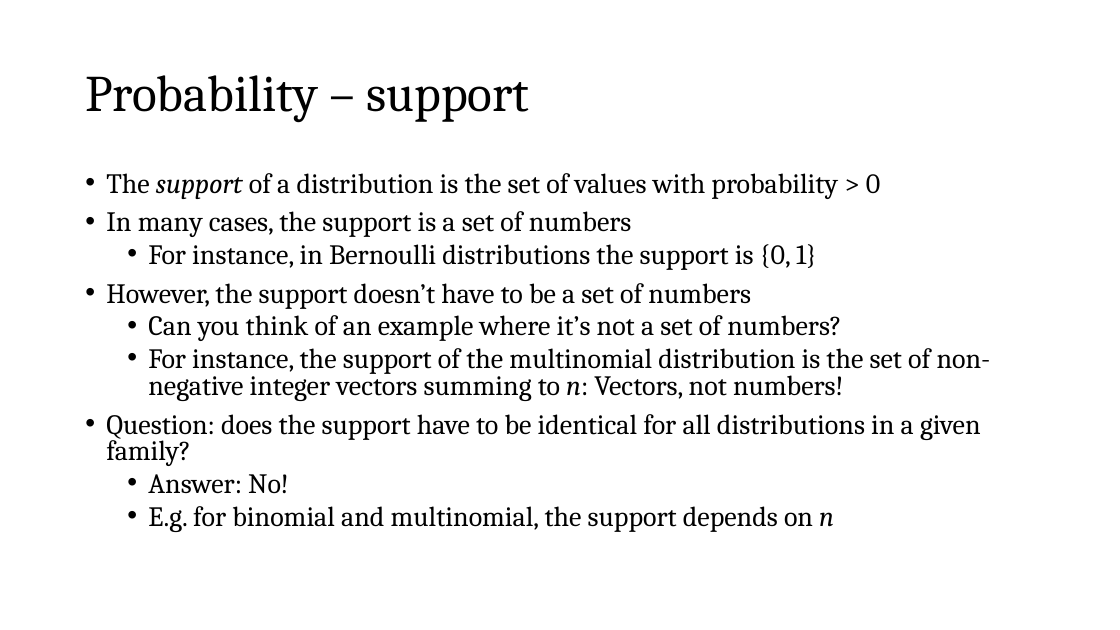
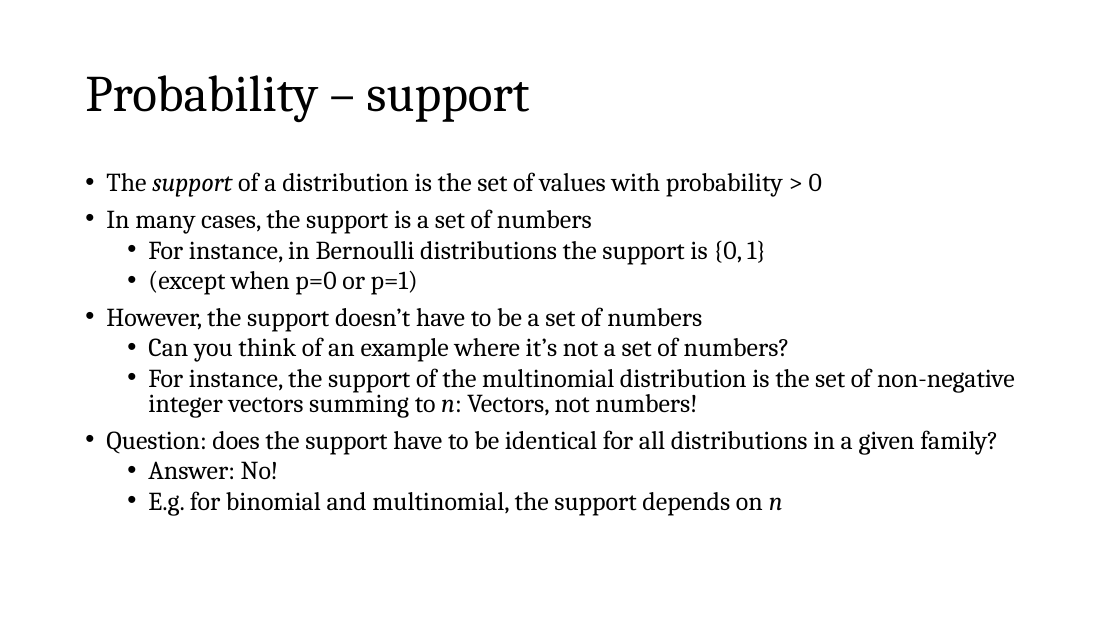
Before and after one commit to thelogicalgrammar/pLoT_course, a slide deck: slide 5 of 3_supplementaryLab.pptx. Drawn at 1120x630 pixels with LibreOffice and Linux fonts; fonts in the diff are those of the drawing; background and template pictures are left out. Boxes give left, top, right and bottom in pixels: in the first picture for what was removed or moved away, otherwise in the second. Text is boxed around its words. In the diff, an @@ line names an element or a change of style, - is before the commit and + after.

```diff
--- a/3_supplementaryLab.pptx
+++ b/3_supplementaryLab.pptx
@@ text at (x1=106, y1=172, x2=1015, y2=516): size 24 to 22.2 pt @@
@@ text at (x1=148, y1=271, x2=418, y2=295): paragraph added @@
+  • (except when p=0 or p=1)
```
Also in this commit, not shown: 3 slides removed, 10 other files.
